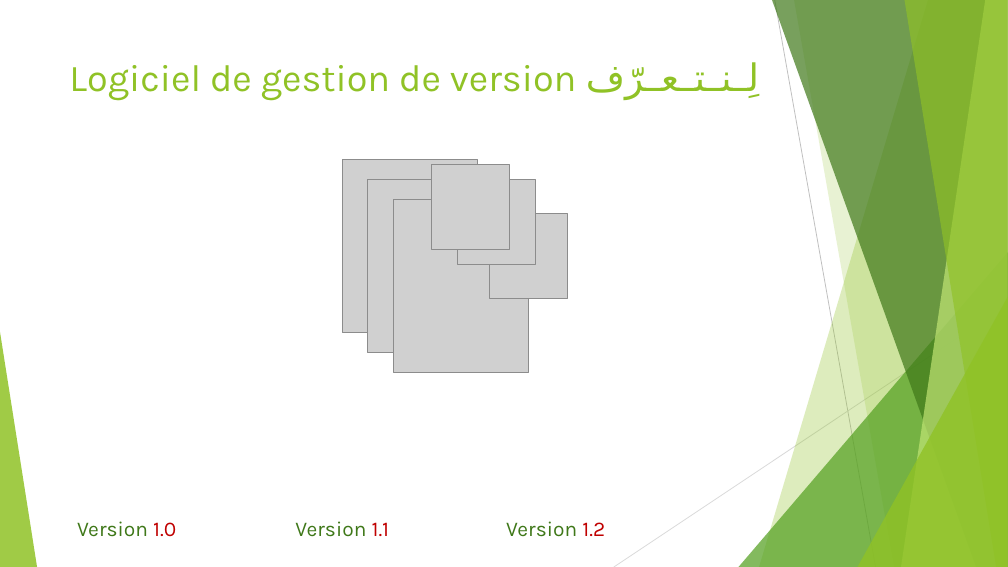
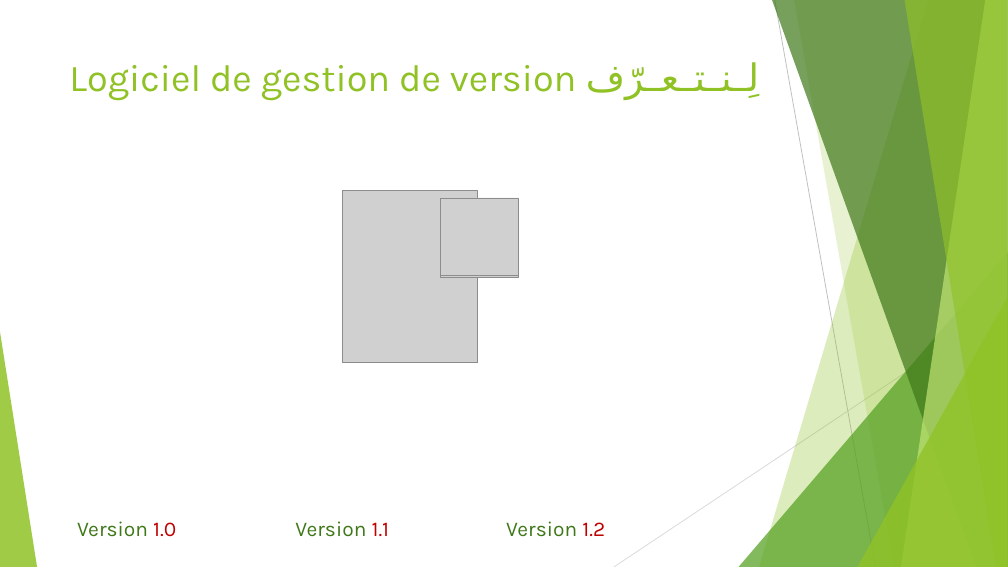
Before and after one commit to MeriemSelmi/GitSlides, a slide deck: slide 5 of Git Meriem.pptm. Drawn at 1008x567 pixels with LibreOffice and Linux fonts; fonts in the diff are those of the drawing; grey boxes stand for pictures. Boxes give left, top, right and bottom in pixels: in the first picture for what was removed or moved away, otherwise in the second. Text is boxed around its words. In the diff, an @@ line names an element or a change of style, - is before the commit and + after.

```diff
--- a/Git Meriem.pptm
+++ b/Git Meriem.pptm
@@ picture removed at [432, 165, 510, 250] @@
@@ picture removed at [457, 179, 535, 264] @@
@@ picture: place and size @@
-picture at [343, 160, 478, 333]
+picture at [343, 191, 478, 362]
@@ picture: place and size @@
-picture at [368, 179, 503, 352]
+picture at [343, 191, 478, 363]
@@ picture removed at [393, 199, 529, 372] @@
@@ picture added at [441, 200, 519, 278] @@
@@ picture added at [441, 198, 519, 276] @@
@@ picture removed at [490, 214, 568, 299] @@
```
Also in this commit, not shown: 1 other slide changed, 1 slide added.
